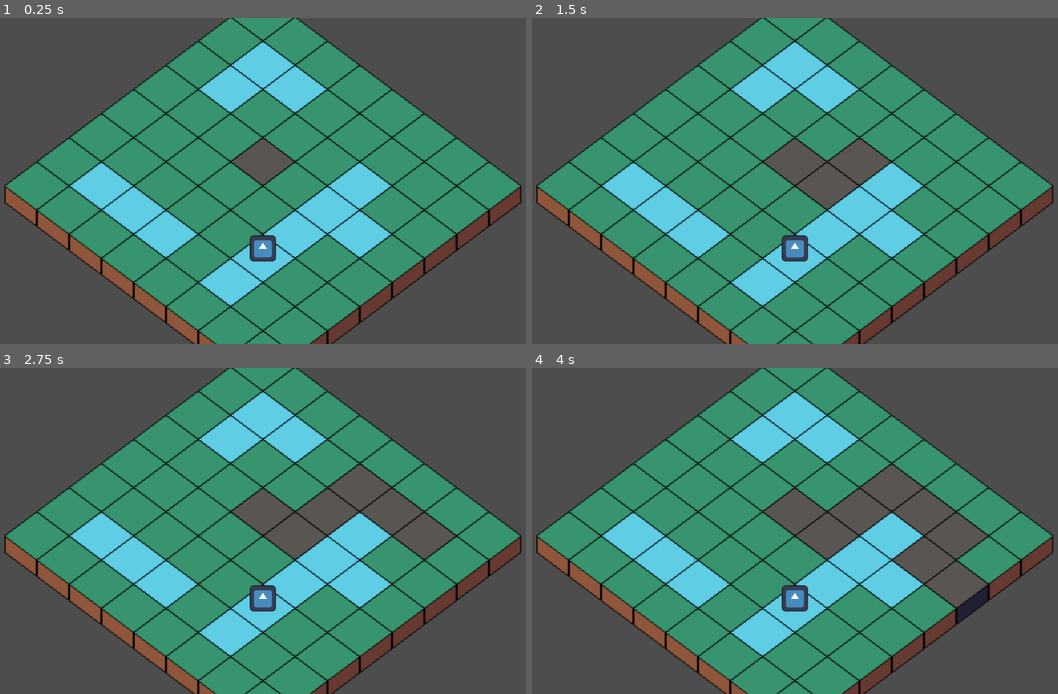
Above: before the commit, frames 1-4 (two rows, left to right).
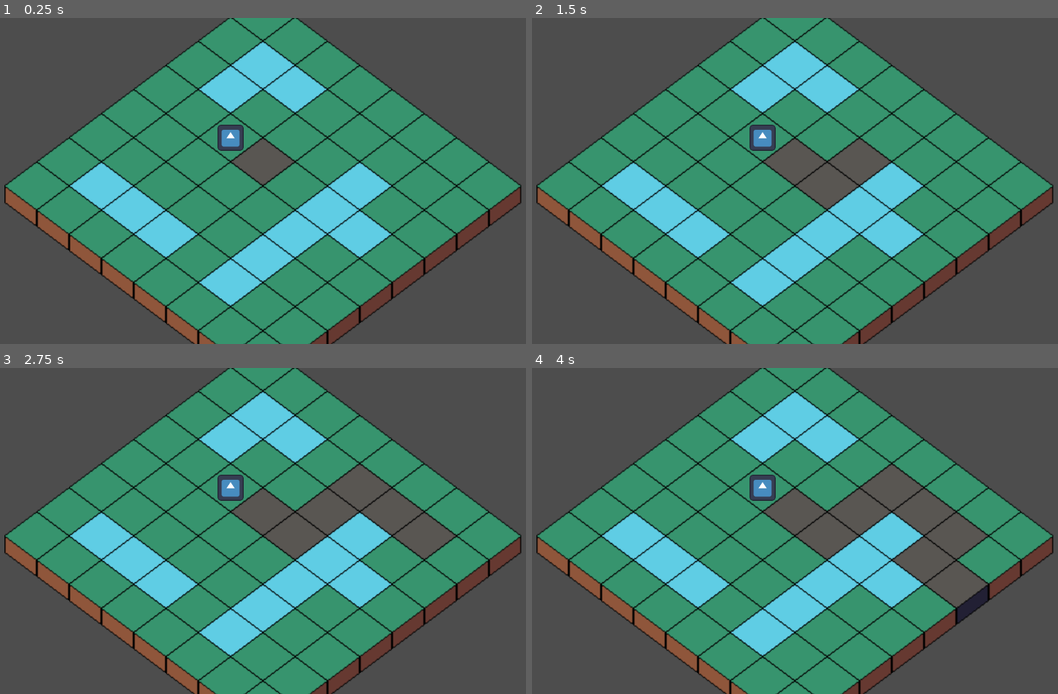
Above: after the commit, the same moments.

Repository: ermin-kurtic/isometric_prototype
Game: Godot game, scene res://scenes/tile_map.tscn
The game is run twice, just before and just after one commit, with the same random seed, the same clock (stepped at 60 frames per second) and the same inputs. The engine's default icon, where the game draws it, is replaced by a stand-in: a white triangle on a blue panel in a dark square.
Inputs (mouse positions are in pixels of both pictures, inside the frame that each line leads up to):
- Up to frame 1 (0.25 s): no input
- Up to frame 2 (1.5 s): tap Enter at 0.5 s; move the mouse to (926, 164) at 0.52 s; press the mouse at (926, 164) at 0.53 s; move the mouse to (679, 197) at 1.27 s; release the mouse at (679, 197) at 1.28 s; click (679, 197) at 1.35 s
- Up to frame 3 (2.75 s): tap Space at 2 s; move the mouse to (326, 459) at 2.02 s; press the mouse at (326, 459) at 2.03 s
- Up to frame 4 (4 s): move the mouse to (768, 596) at 2.77 s; release the mouse at (768, 596) at 2.78 s; click (768, 596) at 2.85 s; tap Enter at 3.5 s; move the mouse to (973, 579) at 3.52 s; press the mouse at (973, 579) at 3.53 s

The runs differ from the first frame. In frame 1, 0.8% of the frame differs, in the area x 41-53%, y 32-75%; in frame 2, 0.8%; in frame 3, 0.8%; in frame 4, 0.8%.

Commit message:
adding player sprite and coordinate clicks

Diff:
--- a/TileMap.gd
+++ b/TileMap.gd
@@ -1,14 +1,15 @@
 extends TileMap
 
-
 var astar_grid = AStarGrid2D.new()
-var PLAYER_CHAR = CharacterBody2D.new()
 const MAIN_LAYER = 0
 const MAIN_SOURCE = 0
 const IS_SOLID = "is_solid"
 
 # variable for grey-colored box to draw out path taken
 const PATH_TAKEN_ATLAS_COORDS = Vector2i(2, 0)
+
+# Variable for the size of the map rectangle
+const MAP_RECT = Rect2i(-3, -3, 8, 8)
 
 
 ## Called when the node enters the scene tree for the first time.
@@ -23,7 +24,7 @@
 
 	# Rect2i -> Rectangle starting position in gamecamera (coordinate)
 	# & width/height of the rectangle, last two numbers (8x8) boxes
-	astar_grid.region = Rect2i(-3, -3, 8, 8)
+	astar_grid.region = MAP_RECT
 
 	# cell_size for tileMaps (coordinates), if you
 	# wish to draw out something on an exact place on them
@@ -63,6 +64,16 @@
 	return get_cell_tile_data(MAIN_LAYER, spot_to_check).get_custom_data(IS_SOLID)
 
 
+func _input(event):
+	if event.is_action_pressed("move_to") == false:
+		return
+
+	var id_path = astar_grid.get_id_path(
+		local_to_map(global_position),
+		local_to_map(get_global_mouse_position())
+	).slice(1)
+
+	print(id_path)
 # Called every frame. 'delta' is the elapsed time since the previous frame.
 func _process(_delta):
 	pass
--- a/project.godot
+++ b/project.godot
@@ -15,6 +15,14 @@
 config/features=PackedStringArray("4.2", "Mobile")
 config/icon="res://icon.svg"
 
+[input]
+
+move_to={
+"deadzone": 0.5,
+"events": [Object(InputEventMouseButton,"resource_local_to_scene":false,"resource_name":"","device":-1,"window_id":0,"alt_pressed":false,"shift_pressed":false,"ctrl_pressed":false,"meta_pressed":false,"button_mask":0,"position":Vector2(0, 0),"global_position":Vector2(0, 0),"factor":1.0,"button_index":1,"canceled":false,"pressed":false,"double_click":false,"script":null)
+]
+}
+
 [rendering]
 
 renderer/rendering_method="mobile"
--- a/scenes/CharacterBody2D.gd
+++ /dev/null
@@ -1,9 +0,0 @@
-extends CharacterBody2D
-
-
-
-func _ready():
-	pass
-
-func _process(_delta):
-	pass
--- a/scenes/tile_map.tscn
+++ b/scenes/tile_map.tscn
@@ -1,9 +1,8 @@
-[gd_scene load_steps=7 format=3 uid="uid://b4ung0dui46ko"]
+[gd_scene load_steps=6 format=3 uid="uid://b4ung0dui46ko"]
 
 [ext_resource type="Texture2D" uid="uid://b3jq3rwh412mw" path="res://assets/tiles/tilemap_256x64.png" id="1_fe54k"]
 [ext_resource type="Script" path="res://TileMap.gd" id="2_eh6x4"]
 [ext_resource type="Texture2D" uid="uid://hjwo47payqq1" path="res://icon.svg" id="3_gwhc1"]
-[ext_resource type="Script" path="res://scenes/CharacterBody2D.gd" id="3_oe13x"]
 
 [sub_resource type="TileSetAtlasSource" id="TileSetAtlasSource_0mlct"]
 texture = ExtResource("1_fe54k")
@@ -26,7 +25,9 @@
 custom_data_layer_0/type = 1
 sources/0 = SubResource("TileSetAtlasSource_0mlct")
 
-[node name="TileMap" type="TileMap"]
+[node name="Node2D" type="Node2D"]
+
+[node name="TileMap" type="TileMap" parent="."]
 y_sort_enabled = true
 tile_set = SubResource("TileSet_lp2eq")
 format = 2
@@ -34,15 +35,13 @@
 layer_0/tile_data = PackedInt32Array(0, 0, 0, 1, 0, 0, 65537, 0, 0, -65535, 0, 0, 65535, 0, 0, 65534, 0, 0, 4, 0, 0, 65 …(829 unchanged characters)…
 script = ExtResource("2_eh6x4")
 
-[node name="Camera2D" type="Camera2D" parent="."]
+[node name="Player" type="Node2D" parent="."]
+
+[node name="Sprite2D" type="Sprite2D" parent="Player"]
+z_index = 1
+scale = Vector2(0.2, 0.2)
+texture = ExtResource("3_gwhc1")
+
+[node name="Camera2D" type="Camera2D" parent="Player"]
 position = Vector2(35, 43)
 zoom = Vector2(2, 2)
-
-[node name="CharacterBody2D" type="CharacterBody2D" parent="."]
-script = ExtResource("3_oe13x")
-
-[node name="Sprite2D" type="Sprite2D" parent="CharacterBody2D"]
-z_index = 1
-position = Vector2(32, 110)
-scale = Vector2(0.2, 0.2)
-texture = ExtResource("3_gwhc1")
